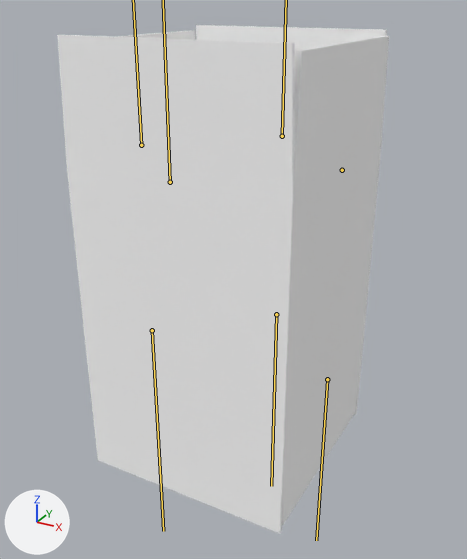
The glTF model microgames/break_down_boxes/opening_box.gltf, before and after one commit.
Both versions are drawn from a camera (50 mm lens) standing at (2.72, -4.96, 2.29) and looking at (-0.14, 0.25, -0.32). Every picture has the same lights, and +X, +Y and +Z are marked at lower left. The bones that change are drawn over the model as lines.

The first picture shows 'BoxMesh'.
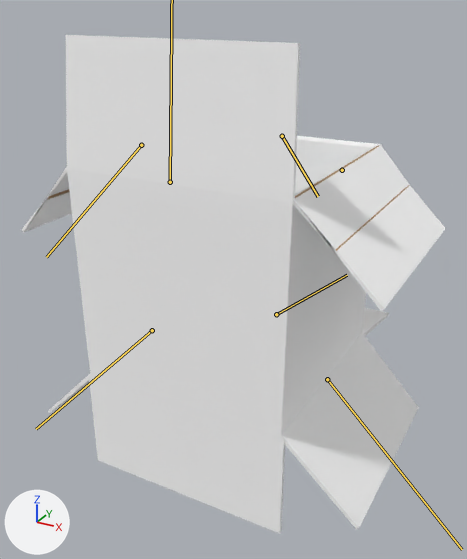
The newer file adds an action. The first version stands in its rest pose; the second is drawn at frame 16 of the action 'side_open_alt'.

Location of each change, (x1, y1, x2, y2) in pixels of the pictures (467 x 559 px):
'BoxMesh', posed (28% wider): before (57, 25, 389, 534); after (21, 35, 446, 534)
bone 'top.L', root to tip: before (342, 170) to (342, 169); after (342, 170) to (342, 170)
bone 'bottom.R', root to tip: before (152, 330) to (163, 531); after (152, 330) to (36, 429)
bone 'bottom.L', root to tip: before (327, 379) to (316, 540); after (327, 379) to (462, 549)
bone 'bottom.F', root to tip: before (276, 314) to (271, 486); after (276, 314) to (347, 275)

The change, as a diff of the scene's bpy script:
```diff
--- a/microgames/break_down_boxes/opening_box.gltf.py
+++ b/microgames/break_down_boxes/opening_box.gltf.py
@@ bone_top_l @@
 bone_top_l = bpy.data.objects['Armature'].pose.bones['top.L']
-bone_top_l.rotation_quaternion = (1.0, 0.0, 0.0, 0.0)  # degrees (0, 0, 0)
+bone_top_l.rotation_quaternion = (0.383, 0.0, 0.0, -0.924)  # degrees (0, 0, -135)
@@ bone_top_r @@
 bone_top_r = bpy.data.objects['Armature'].pose.bones['top.R']
-bone_top_r.rotation_quaternion = (1.0, 0.0, 0.0, 0.0)  # degrees (0, 0, 0)
+bone_top_r.rotation_quaternion = (0.383, 0.0, 0.0, 0.924)  # degrees (0, 0, 135)
@@ bone_top_f @@
 bone_top_f = bpy.data.objects['Armature'].pose.bones['top.F']
-bone_top_f.rotation_quaternion = (1.0, 0.0, 0.0, 0.0)  # degrees (0, 0, 0)
+bone_top_f.rotation_quaternion = (0.423, -0.906, 0.0, 0.0)  # degrees (-130, 0, 0)
@@ bone_top_b @@
 bone_top_b = bpy.data.objects['Armature'].pose.bones['top.B']
-bone_top_b.rotation_quaternion = (1.0, 0.0, 0.0, 0.0)  # degrees (0, 0, 0)
+bone_top_b.rotation_quaternion = (0.999, -0.044, 0.0, 0.0)  # degrees (-5, 0, 0)
@@ bone_bottom_r @@
 bone_bottom_r = bpy.data.objects['Armature'].pose.bones['bottom.R']
-bone_bottom_r.rotation_quaternion = (1.0, 0.0, 0.0, 0.0)  # degrees (0, 0, 0)
+bone_bottom_r.rotation_quaternion = (-0.924, -0.383, 0.0, 0.0)  # degrees (45, 0, 0)
@@ bone_bottom_l @@
 bone_bottom_l = bpy.data.objects['Armature'].pose.bones['bottom.L']
-bone_bottom_l.rotation_quaternion = (1.0, 0.0, 0.0, 0.0)  # degrees (0, 0, 0)
+bone_bottom_l.rotation_quaternion = (0.924, -0.383, 0.0, 0.0)  # degrees (-45, 0, 0)
@@ bone_bottom_f @@
 bone_bottom_f = bpy.data.objects['Armature'].pose.bones['bottom.F']
-bone_bottom_f.rotation_quaternion = (1.0, 0.0, 0.0, 0.0)  # degrees (0, 0, 0)
+bone_bottom_f.rotation_quaternion = (-0.766, 0.0, 0.0, 0.643)  # degrees (0, 0, -80)
```
